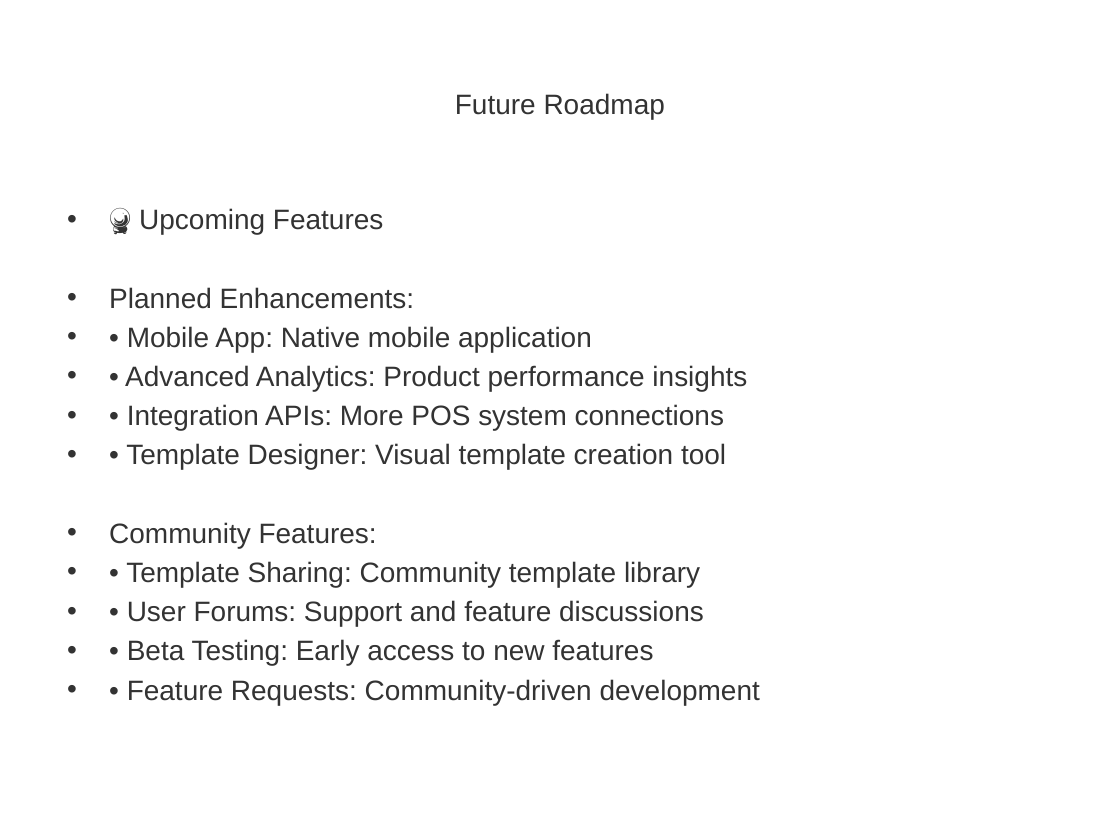
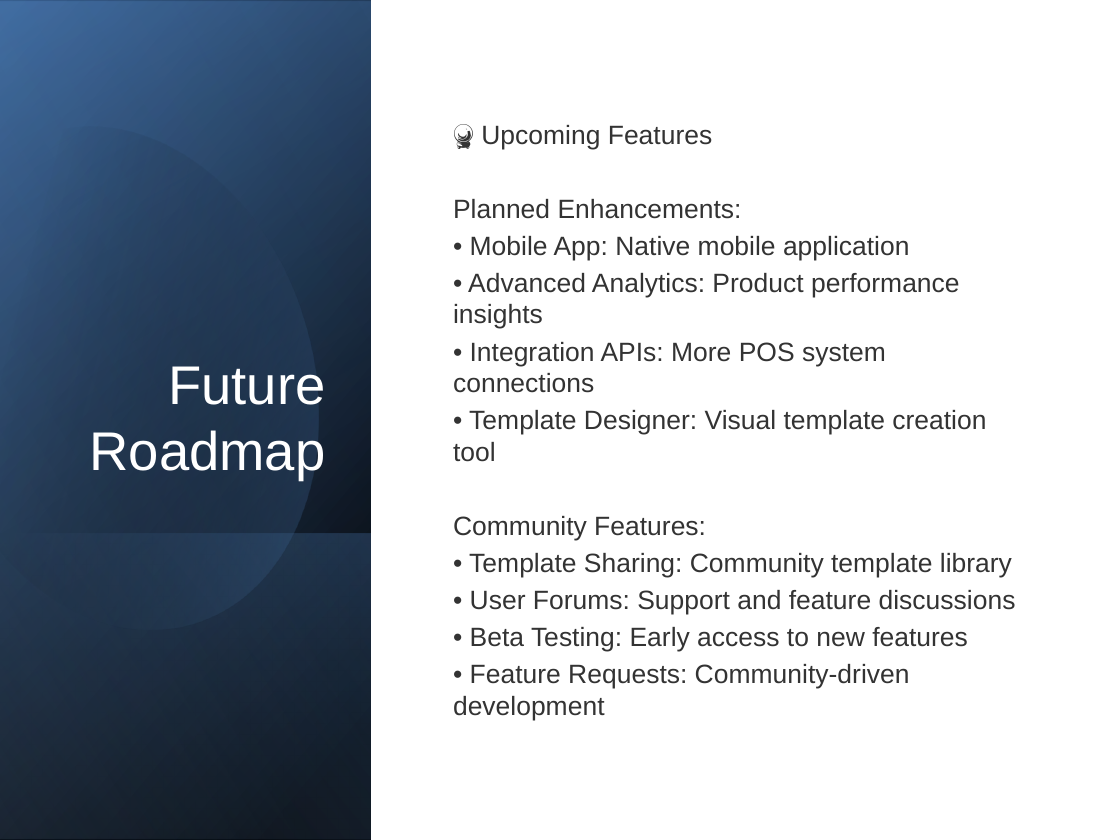
Before and after one commit to leruseadam/AGTDesigner, a slide deck: slide 13 of Label_Maker_Presentation.pptx. Drawn at 1120x840 pixels with LibreOffice and Linux fonts; fonts in the diff are those of the drawing. Boxes give left, top, right and bottom in pixels: in the first picture for what was removed or moved away, otherwise in the second. Text is boxed around its words. In the diff, an @@ line names an element or a change of style, - is before the commit and + after.

```diff
--- a/Label_Maker_Presentation.pptx
+++ b/Label_Maker_Presentation.pptx
@@ rectangle added at [0, 0, 1120, 840], fill #FFFFFF @@
@@ rectangle added at [1, 0, 371, 839], fill gradient #000000 to #376092 @@
@@ rectangle added at [1, 2, 371, 840], fill gradient #000000 to #4F81BD @@
@@ rectangle added at [1, 0, 371, 838], fill gradient #000000 to #95B3D7 @@
@@ freeform shape added at [0, 79, 376, 670], fill gradient #000000 to #4F81BD @@
@@ title "Future Roadmap": place and size @@
-title "Future Roadmap" at [455, 93, 665, 119]
+title "Future Roadmap" at [89, 366, 325, 480]
@@ title "Future Roadmap" at [89, 366, 325, 480]: size 18 to 35 pt, text colour #333333 to #FFFFFF; alignment centre to right; vertical alignment middle to bottom @@
@@ text "🔮 Upcoming Features": place and size @@
-text "🔮 Upcoming Features" at [109, 208, 760, 705]
+text "🔮 Upcoming Features" at [453, 125, 1016, 721]
@@ text "🔮 Upcoming Features" at [453, 125, 1016, 721]: size 18 to 17 pt; bullet • to none; vertical alignment top to middle @@
@@ rectangle added at [1, 534, 371, 840], fill gradient #4F81BD to #000000 @@
```
Also in this commit, not shown: 14 other slides changed, 10 other files.
